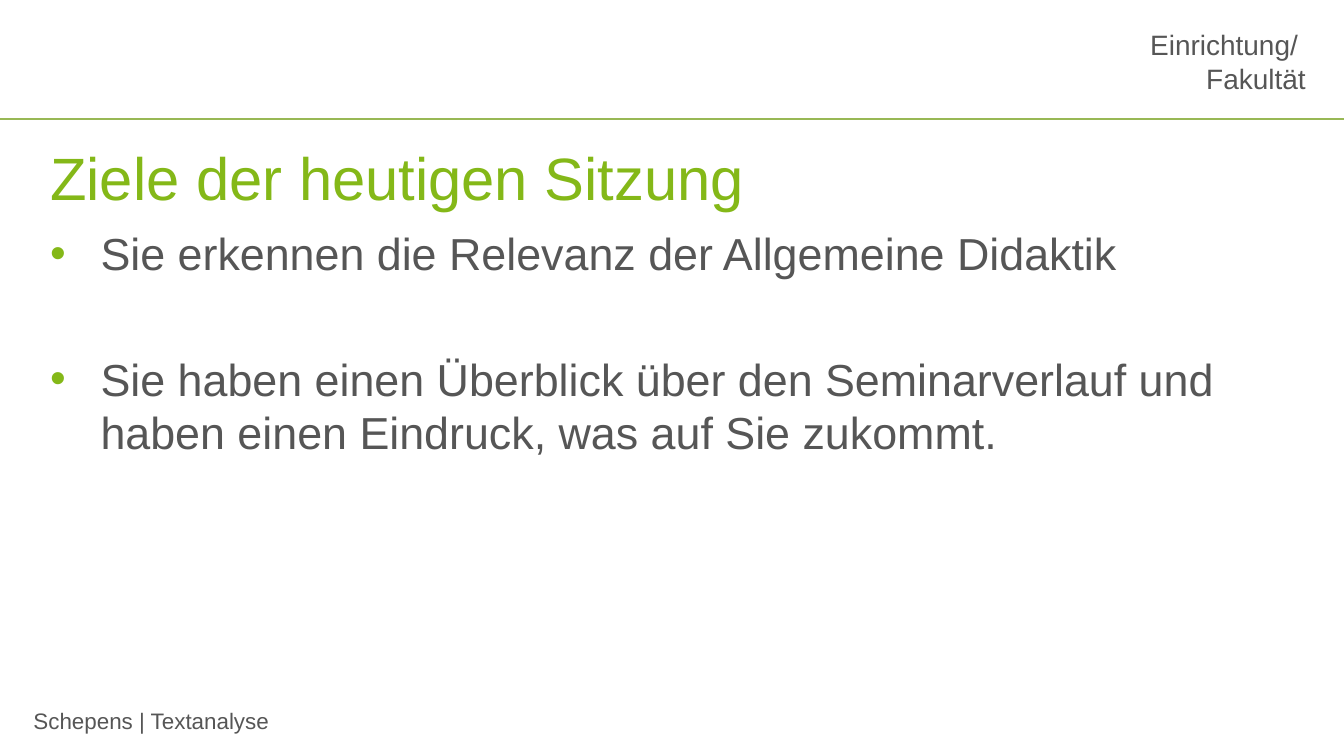
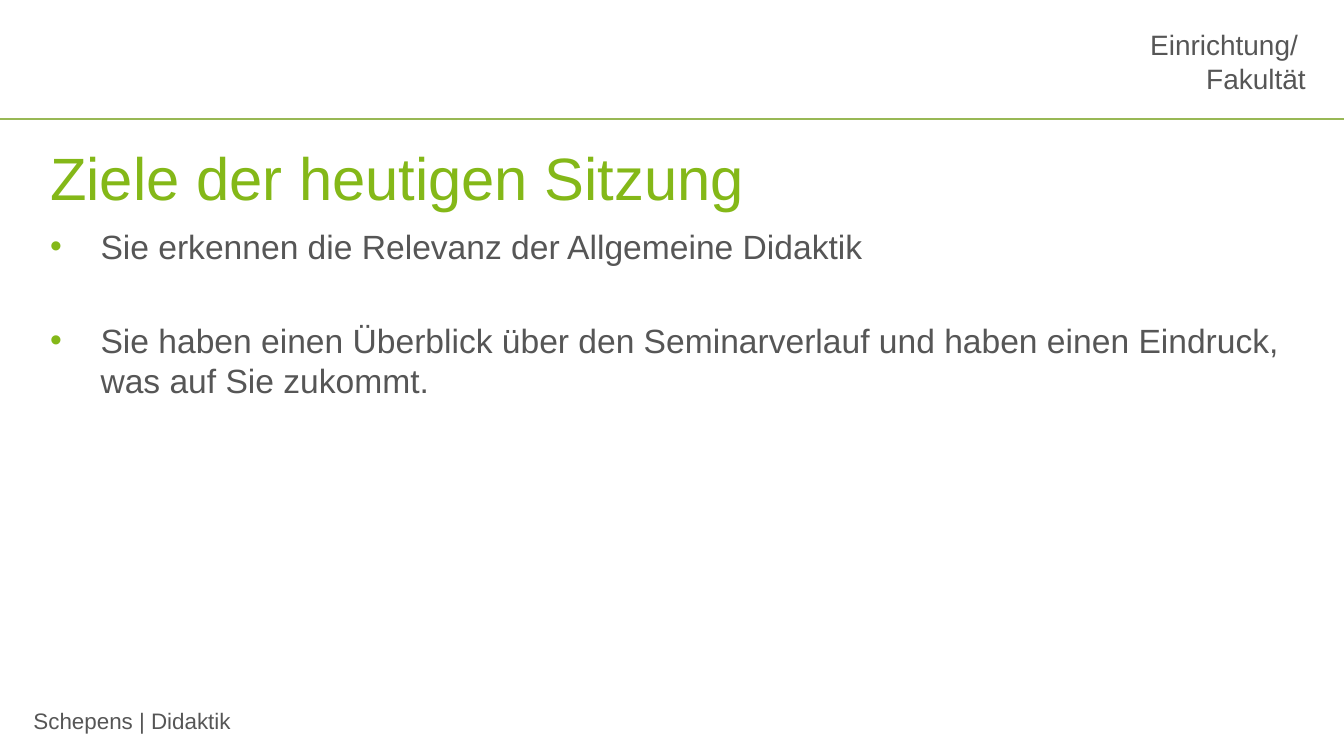
Before and after one commit to jobschepens/didakt, a slide deck: slide 3 of folien/week1.pptx. Drawn at 1344x756 pixels with LibreOffice and Linux fonts; fonts in the diff are those of the drawing; background and template pictures are left out. Boxes give left, top, right and bottom in pixels: in the first picture for what was removed or moved away, otherwise in the second. Text is boxed around its words. In the diff, an @@ line names an element or a change of style, - is before the commit and + after.

```diff
--- a/folien/week1.pptx
+++ b/folien/week1.pptx
@@ text "Sie erkennen die Relevanz der ..." at (x1=101, y1=234, x2=1279, y2=394): size 24 to 18 pt; less space between paragraphs @@
@@ text at (x1=33, y1=713, x2=231, y2=734): text changed @@
-Schepens | Textanalyse
+Schepens | Didaktik
```
Also in this commit, not shown: 16 other slides changed, 1 slide added, 1 other file.
